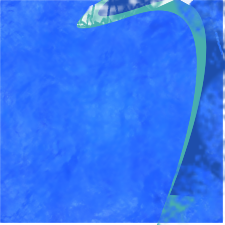
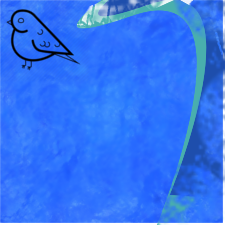
Before/after of a 225 × 225 layered artwork. What changed in the layer stack:
added layer "Pasted Layer #5" above "Pasted Layer #3" over (x1=0, y1=0, x2=89, y2=81)
